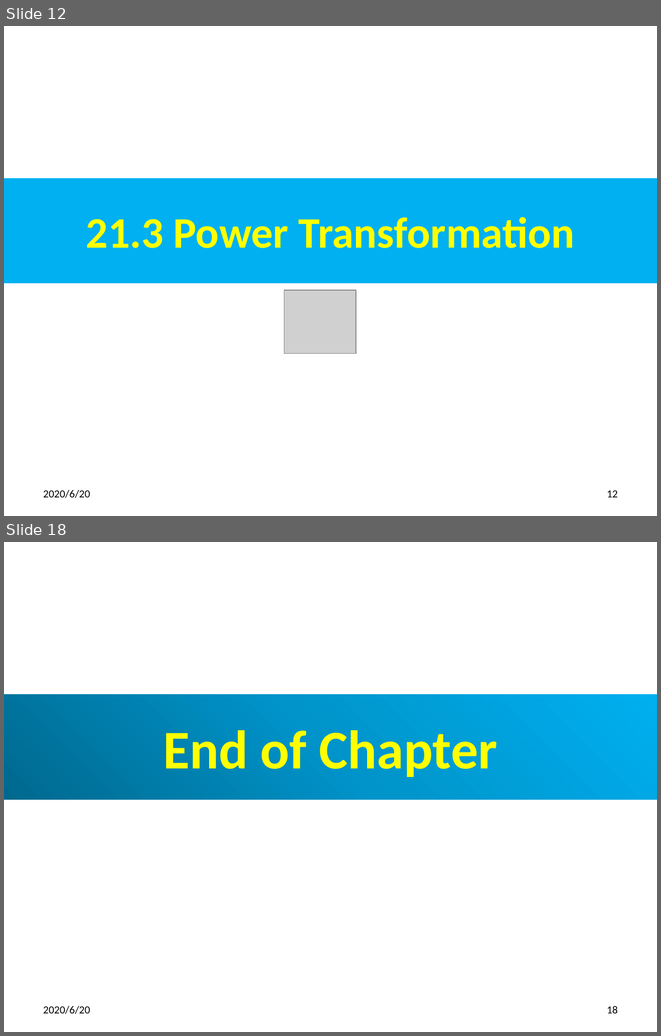
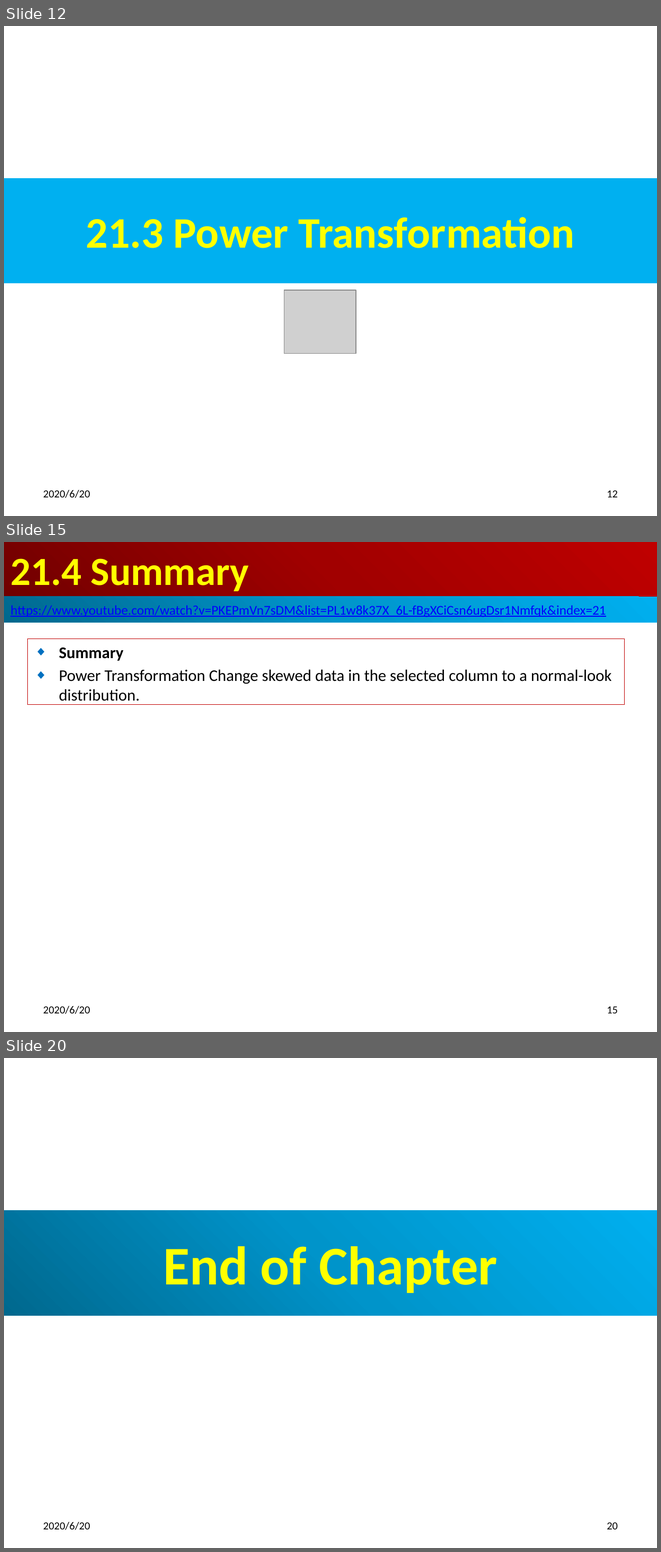
Before and after one commit to peterhchen/500_NLP_NLTK, a slide deck: 21_PowerTransform.pptx. Shown one above the other, each under a label of ours: slides 12 and 18 before the commit, slides 12, 15 and 20 after it; the slides between them are not shown. The pictures are 661x1036 and 661x1552 pixels, drawn with LibreOffice and Linux fonts; fonts in the diff are those of the drawing; grey boxes stand for pictures. Boxes give left, top, right and bottom in pixels: in the first picture for what was removed or moved away, otherwise in the second. Text is boxed around its words. In the diff, an @@ line names an element or a change of style, - is before the commit and + after.

```diff
--- a/21_PowerTransform.pptx
+++ b/21_PowerTransform.pptx
@@ slide 15 added at box(4, 542, 657, 1032), background #FFFFFF @@
@@ title added at box(4, 542, 657, 597), fill gradient #720000 to #A20000 to #C00000, 44 pt, text #FFFF00, bold @@
+21.4 Summary
@@ rectangle added at box(4, 597, 657, 623), fill gradient #00688E to #0094CA to #00B0F0, 14.8 pt, text #0000FF, underline @@
+https://www.youtube.com/watch?v=PKEPmVn7sDM&list=PL1w8k37X_6L-fBgXCiCsn6ugDsr1Nmfqk&index=21
@@ subtitle added at box(28, 638, 624, 705), outline #C00000 0.75 pt, 18 pt, text #000000 @@
+◆ Summary
+◆ Power Transformation Change skewed data in the selected column to a normal-look distribution.
@@ text added at box(43, 1005, 90, 1014), 12 pt, text #000000 @@
+2020/6/20
@@ page number added at box(607, 1006, 618, 1013), 12 pt, text #000000 @@
+15
@@ what was slide 18 is now slide 20 @@
@@ page number at box(607, 1522, 618, 1529): text changed @@
-18
+20
```
Also in this commit, not shown: 5 slides changed, 1 other slide added.
